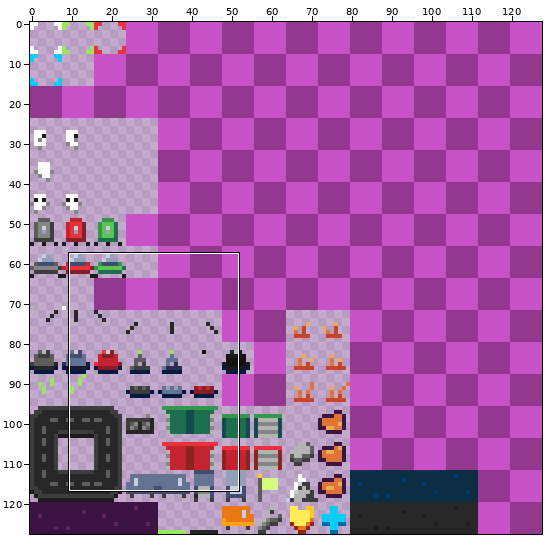
Sprite sheet: res/tile.png. The first picture is a wide view before the edit; the outline marks the close-up.
Close-up. Before the edit:
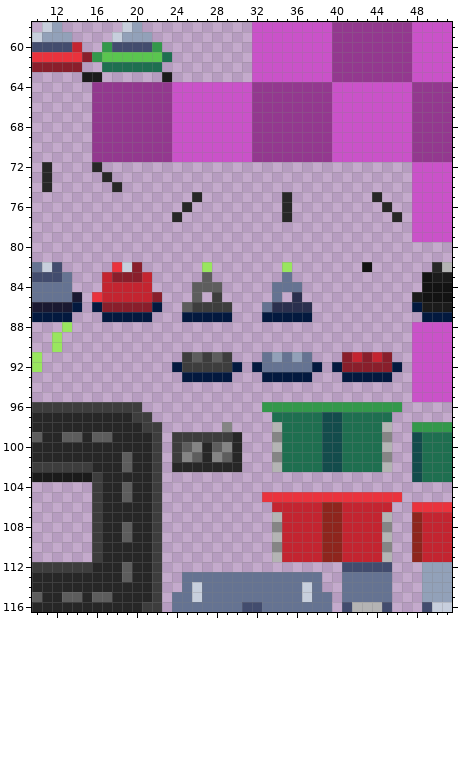
The file is 128x128 pixels. Shown: x 10..51, y 58..116.
And afterwards:
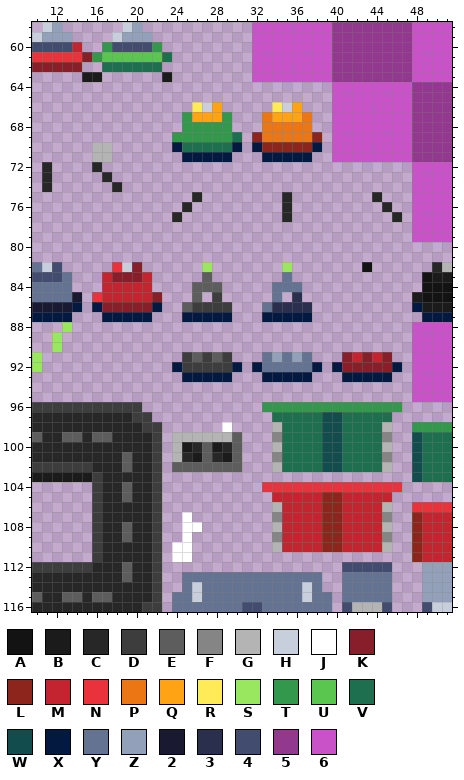
Palette (. is transparent): A #131313  B #1b1b1b  C #272727  D #3d3d3d  E #5d5d5d  F #858585  G #b4b4b4  H #c7cfdd  J #ffffff  K #891e2b  L #8e251d  M #c42430  N #ea323c  P #ed7614  Q #ffa214  R #ffeb57  S #99e65f  T #33984b  U #5ac54f  V #1e6f50  W #134c4c  X #03193f  Y #657392  Z #92a1b9  2 #1a1932  3 #2a2f4e  4 #424c6e  5 #93388f  6 #ca52c9
Edits made:
@@ x 14..41 @@
  63 .BB......B........6666666655
- 64 ..55555555666666665555555566
- 65 ..55555555666666665555555566
- 66 ..55555555666666665555555566
- 67 ..55555555666666665555555566
- 68 ..55555555666666665555555566
- 69 ..55555555666666665555555566
- 70 ..55555555666666665555555566
- 71 ..55555555666666665555555566
+ 64 ..........................66
+ 65 ..........................66
+ 66 ............RHQ.....RHQ...66
+ 67 ...........TQQQT...PQQQP..66
+ 68 ...........TTTTT...PPPPP..66
+ 69 ..........TTTTTTV.LPPPPPL.66
+ 70 ..GG......XVVVVVX.XLLLLLX.66
+ 71 ..GG.......XXXXX...XXXXX..66
  72 ..C.........................
@@ x 22..48 @@
  97 ............VVVVVWWVVVVV...
- 98 D......F....GVVVVWWVVVVG..T
- 99 D.DDDDDDC...FVVVVWWVVVVF..W
-100 D.DEFCEFC...GVVVVWWVVVVG..W
-101 D.DFECFEC...FVVVVWWVVVVF..W
-102 D.CCCCCCC...GVVVVWWVVVVG..W
+ 98 D......J....GVVVVWWVVVVG..T
+ 99 D.GGGGGGE...FVVVVWWVVVVF..W
+100 D.GBCEBCE...GVVVVWWVVVVG..W
+101 D.GCBECBE...FVVVVWWVVVVF..W
+102 D.EEEEEEE...GVVVVWWVVVVG..W
 103 D.........................W
-104 D..........................
-105 D..........NNNNNNNNNNNNNN..
-106 D...........MMMMMLLMMMMM..N
-107 D...........GMMMMLLMMMMG..L
-108 D...........FMMMMLLMMMMF..L
-109 D...........GMMMMLLMMMMG..L
-110 D...........FMMMMLLMMMMF..L
-111 D...........GMMMMLLMMMMG..L
+104 D..........NNNNNNNNNNNNNN..
+105 D...........MMMMMLLMMMMM...
+106 D...........GMMMMLLMMMMG..N
+107 D..J........FMMMMLLMMMMF..L
+108 D..JJ.......GMMMMLLMMMMG..L
+109 D..J........FMMMMLLMMMMF..L
+110 D.JJ........GMMMMLLMMMMG..L
+111 D.JJ......................L
 112 D..................44444...
Where, in picture pixels (left, top, right, bottom), the same in both close-ups:
changed: (92, 82, 332, 162)
changed: (172, 422, 402, 562)
